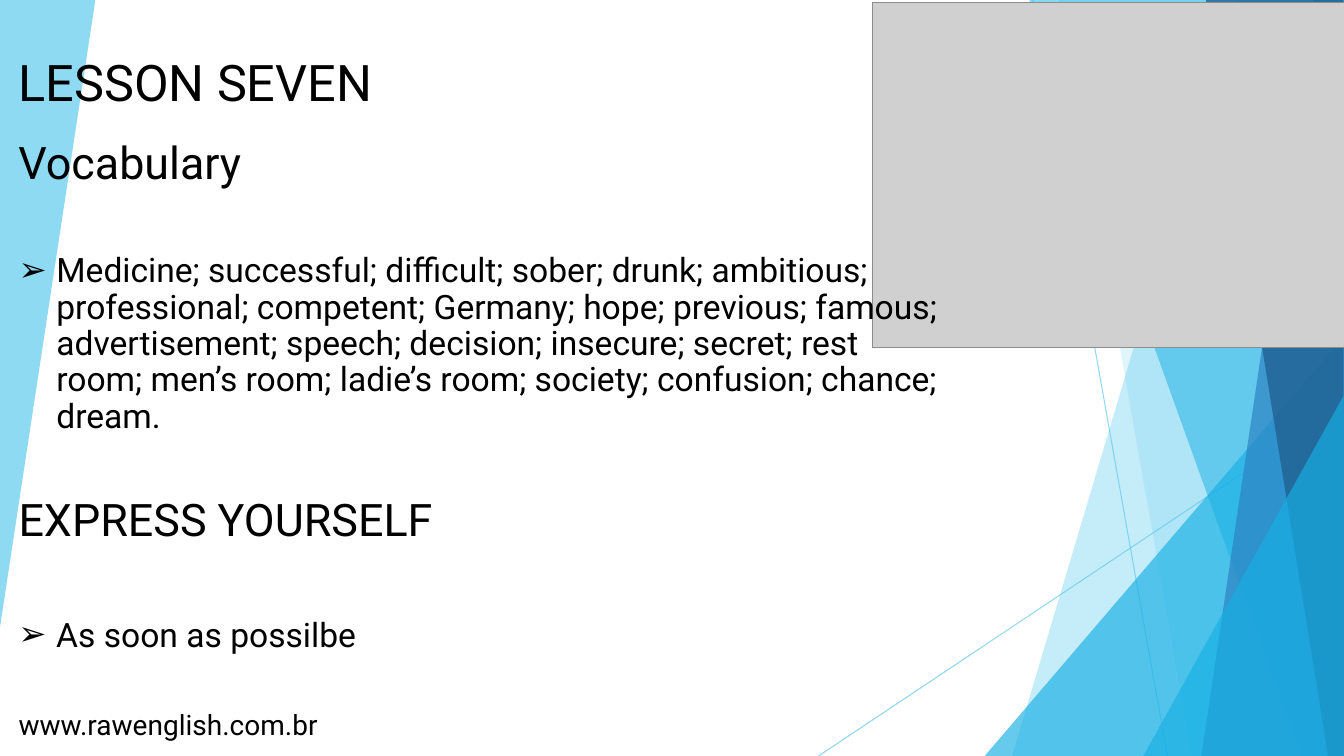
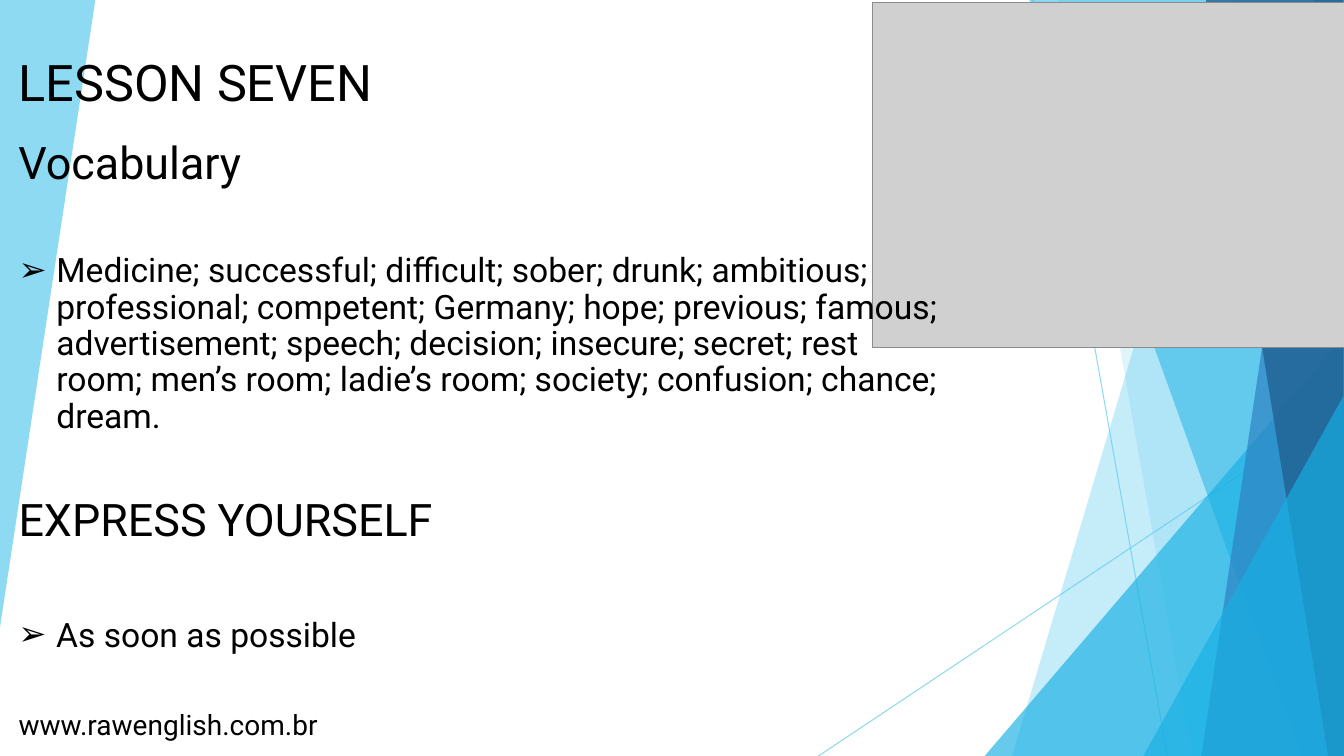
Before and after one commit to rawdre/ai-consulting, a slide deck: slide 25 of books/book-three-raw-english.pptx (slide 18 before the commit). Drawn at 1344x756 pixels with LibreOffice and Linux fonts; fonts in the diff are those of the drawing; grey boxes stand for pictures. Boxes give left, top, right and bottom in pixels: in the first picture for what was removed or moved away, otherwise in the second. Text is boxed around its words. In the diff, an @@ line names an element or a change of style, - is before the commit and + after.

```diff
--- a/books/book-three-raw-english.pptx
+++ b/books/book-three-raw-english.pptx
@@ text at box(56, 621, 356, 654): text changed @@
-➢ As soon as possilbe
+➢ As soon as possible
```
Also in this commit, not shown: 6 other slides changed, 10 slides added.
